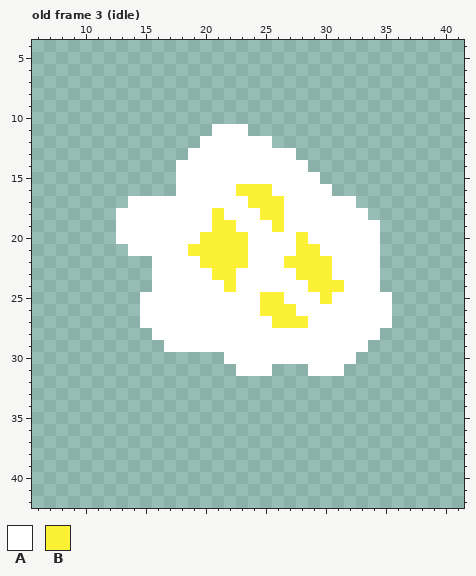
Pixel-art file -- core/assets/ase/explosion.ase. The picture above was drawn from the file before the commit.
48x48 pixels, 15 frames. Shown: old frame 3 (idle): x 6..41, y 4..42. The commit also changed other frames, which this record leaves out.
Palette (. is transparent): A #ffffff  B #fbf236
Pixels before, old frame 3 (idle), first column x 13:
11 ........AAA............
12 .......AAAAAA..........
13 ......AAAAAAAAA........
14 .....AAAAAAAAAAA.......
15 .....AAAAAAAAAAAA......
16 .....AAAAABBBAAAAA.....
17 .AAAAAAAAAABBBAAAAAA...
18 AAAAAAAABAAABBAAAAAAA..
19 AAAAAAAABBAAABAAAAAAAA.
20 AAAAAAABBBBAAAABAAAAAA.
21 .AAAAABBBBBAAAABBAAAAA.
22 ...AAAABBBBAAABBBBAAAA.
23 ...AAAAABBAAAAABBBAAAA.
24 ...AAAAAABAAAAAABBBAAA.
25 ..AAAAAAAAAABBAAABAAAAA
26 ..AAAAAAAAAABBBAAAAAAAA
27 ..AAAAAAAAAAABBBAAAAAAA
28 ...AAAAAAAAAAAAAAAAAAA.
29 ....AAAAAAAAAAAAAAAAA..
30 .........AAAAAAAAAAA...
31 ..........AAA...AAA....
The same view after the edit:
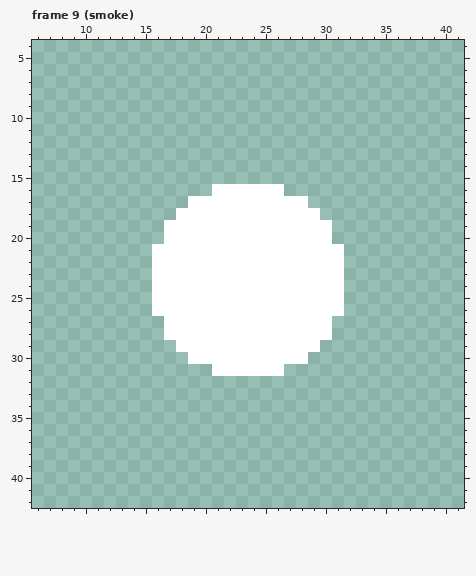
A new or re-ordered frame is compared with the old frame closest to it.
What changed:
frames re-ordered
Changed rows in their new state; - is an unchanged pixel.
Frame 9 (smoke) against old frame 3 (idle):
first column x 13:
11 --------...------------
12 -------......----------
13 ------.........--------
14 -----...........-------
15 -----............------
16 -----...--AAA-....-----
17 -.....-----AAA--....---
18 .....---A---AA---....--
19 ....----AA---A----....-
20 ....---AAAA----A--....-
21 -..---AAAAA----AA--...-
22 -------AAAA---AAAA-...-
23 --------AA-----AAA-...-
24 ---------A------AAA...-
25 --.---------AA---A-....
26 --.---------AAA----....
27 --..---------AAA--.....
28 ---.--------------....-
29 ----.------------....--
30 ------AAA-------....---
31 --------AA---A--...----
Where, in picture pixels (left, top, right, bottom), the same in both pictures:
changed: (116, 124, 392, 376)
